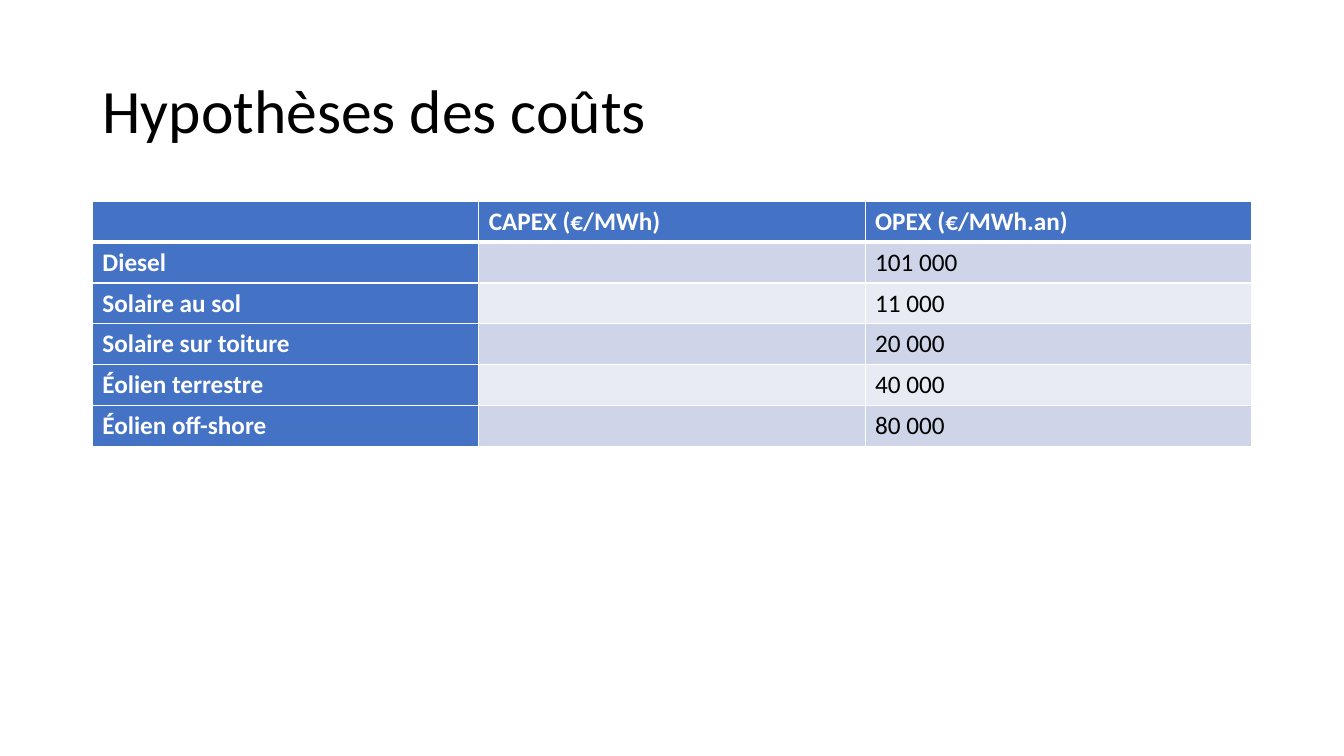
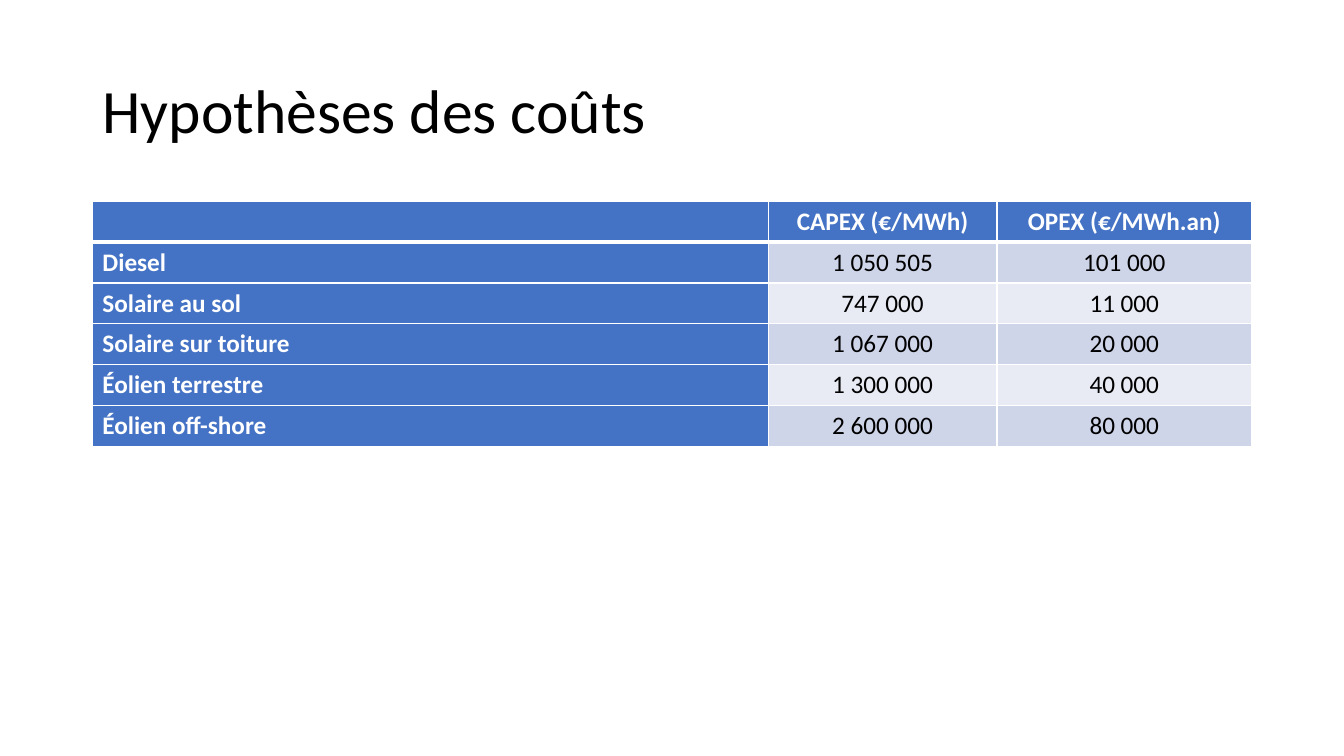
Before and after one commit to cledat/Projet-EA314, a slide deck: slide 5 of rapport.pptx. Drawn at 1344x756 pixels with LibreOffice and Linux fonts; fonts in the diff are those of the drawing. Boxes give left, top, right and bottom in pixels: in the first picture for what was removed or moved away, otherwise in the second. Text is boxed around its words. In the diff, an @@ line names an element or a change of style, - is before the commit and + after.

```diff
--- a/rapport.pptx
+++ b/rapport.pptx
@@ table at [93, 202, 1251, 447] @@
-row 2, column 2: 
+row 2, column 2: 1 050 505
-row 3, column 2: 
+row 3, column 2: 747 000
-row 4, column 2: 
+row 4, column 2: 1 067 000
-row 5, column 2: 
+row 5, column 2: 1 300 000
-row 6, column 2: 
+row 6, column 2: 2 600 000
@@ alignment left to centre @@
```
Also in this commit, not shown: 3 other slides changed, 1 slide added, 2 other files.
